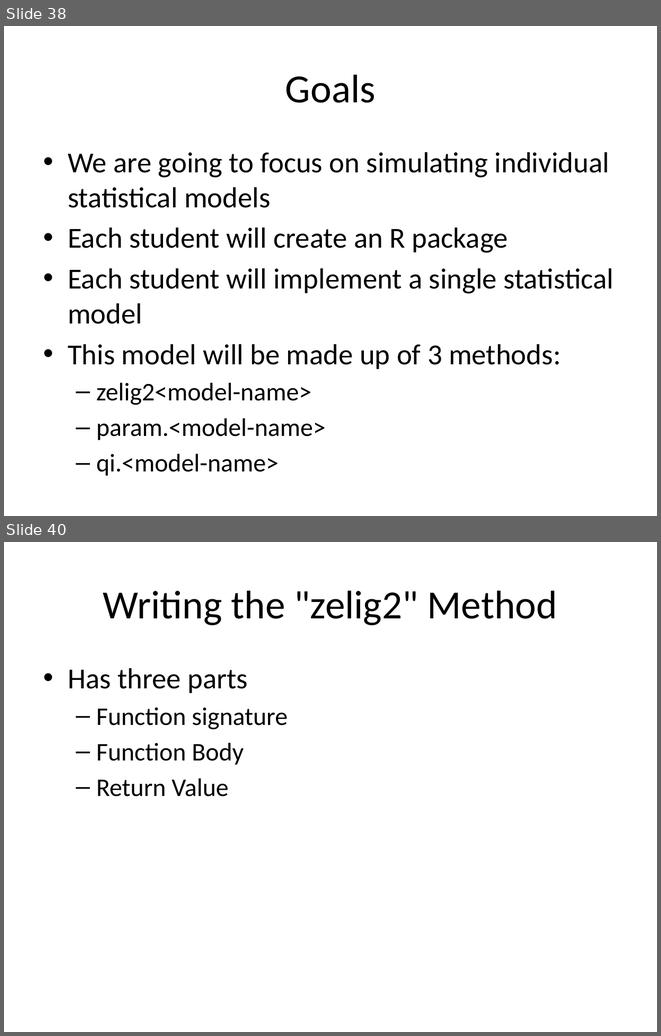
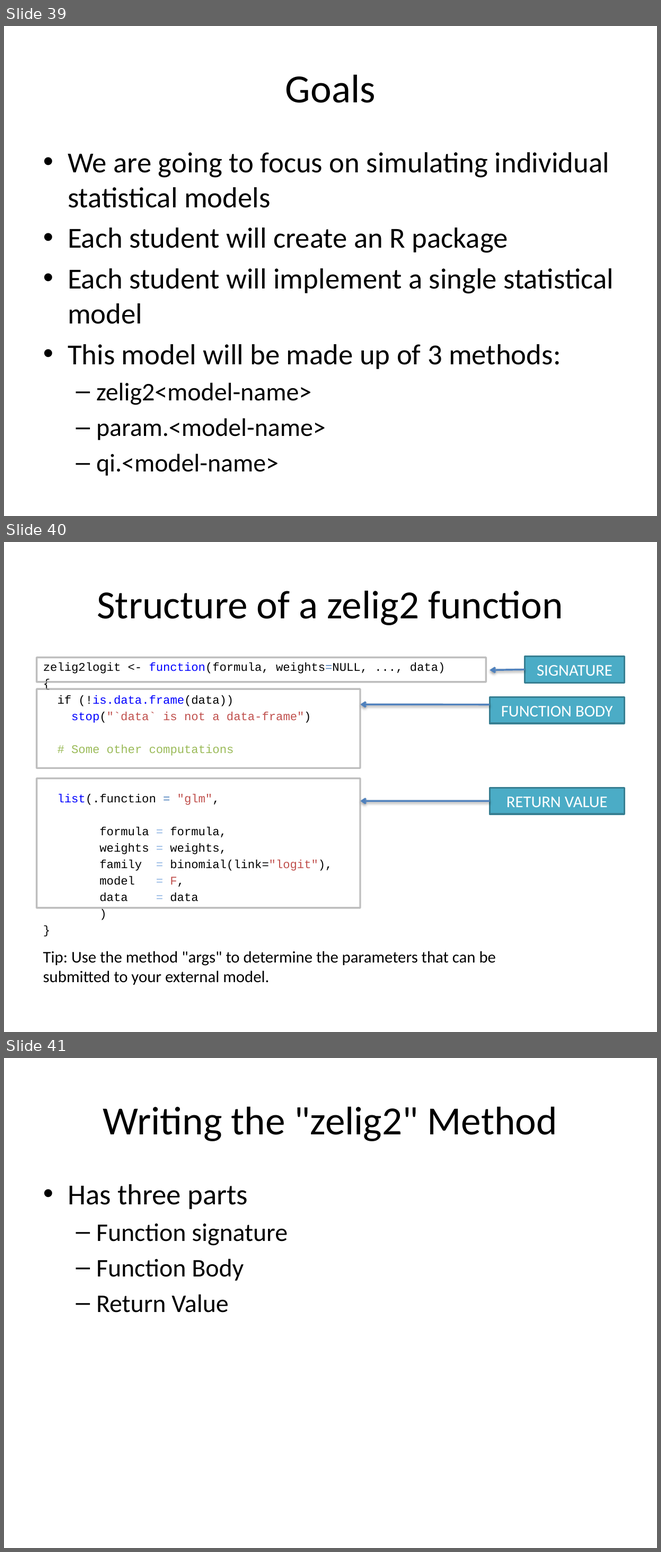
Before and after one commit to IQSS/Zelig4-Documentation, a slide deck: January-Class/Zelig_1_regressions.pptx. Shown one above the other, each under a label of ours: slides 38 and 40 before the commit, slides 39, 40 and 41 after it; the slides between them are not shown. The pictures are 661x1036 and 661x1552 pixels, drawn with LibreOffice and Linux fonts; fonts in the diff are those of the drawing. Boxes give left, top, right and bottom in pixels: in the first picture for what was removed or moved away, otherwise in the second. Text is boxed around its words. In the diff, an @@ line names an element or a change of style, - is before the commit and + after.

```diff
--- a/January-Class/Zelig_1_regressions.pptx
+++ b/January-Class/Zelig_1_regressions.pptx
@@ slide 40 added at bbox=[4, 542, 657, 1032], background #FFFFFF @@
@@ title added at bbox=[97, 590, 563, 625], 44 pt, text #000000 @@
+Structure of a zelig2 function
@@ rectangle added at bbox=[37, 658, 486, 682], outline #A6A6A6 2 pt @@
@@ text added at bbox=[43, 662, 445, 901], 12.9 pt, text #000000 @@
+zelig2logit <- function(formula, weights=NULL, ..., data)
+{
+if (!is.data.frame(data))
+stop("`data` is not a data-frame")
+# Some other computations
+list(.function = "glm",
+formula = formula,
+weights = weights,
+family = binomial(link="logit"),
+model = F,
+data = data
+)
+}
@@ rectangle added at bbox=[525, 656, 624, 682], fill #4BACC6, outline #377F92 2 pt, 18 pt, text #FFFFFF @@
+SIGNATURE
@@ arrow added from (525, 669) to (490, 670), #4F81BD 2 pt @@
@@ rectangle added at bbox=[37, 689, 361, 768], outline #A6A6A6 2 pt @@
@@ rectangle added at bbox=[490, 697, 624, 723], fill #4BACC6, outline #377F92 2 pt, 18 pt, text #FFFFFF @@
+FUNCTION BODY
@@ arrow added from (490, 705) to (361, 705), #4F81BD 2 pt @@
@@ rectangle added at bbox=[37, 778, 361, 908], outline #A6A6A6 2 pt @@
@@ rectangle added at bbox=[490, 787, 624, 814], fill #4BACC6, outline #377F92 2 pt, 18 pt, text #FFFFFF @@
+RETURN VALUE
@@ arrow added from (490, 801) to (361, 801), #4F81BD 2 pt @@
@@ text added at bbox=[43, 951, 496, 985], 18 pt, text #000000 @@
+Tip: Use the method "args" to determine the parameters that can be submitted to your external model.
@@ what was slide 38 is now slide 39 @@
@@ what was slide 40 is now slide 41 @@
```
Also in this commit, not shown: 5 slides changed, 1 other slide added.
